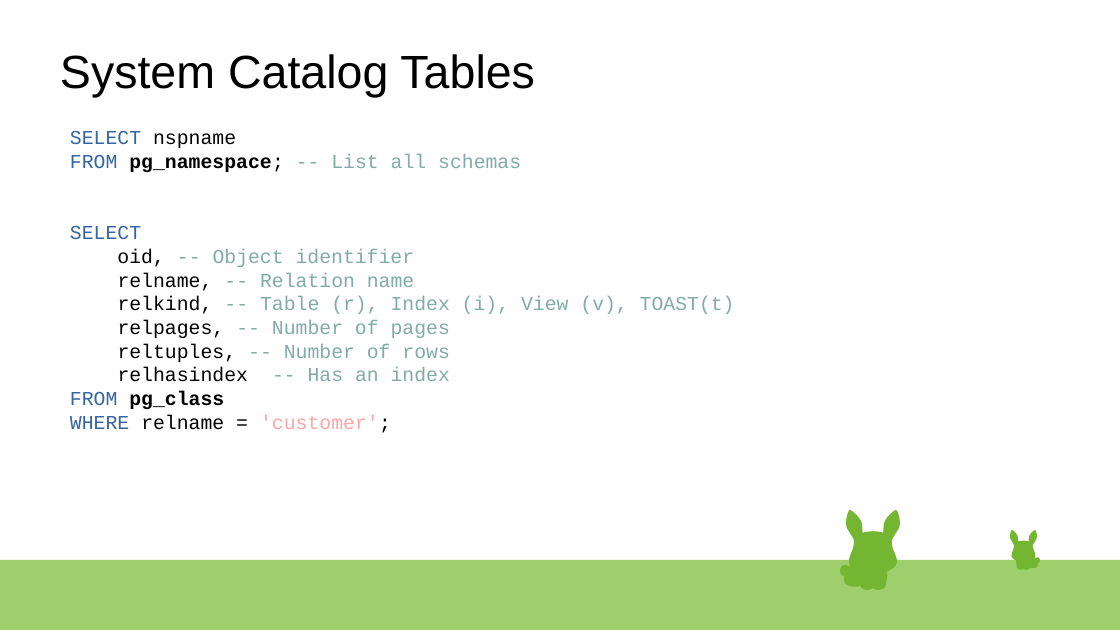
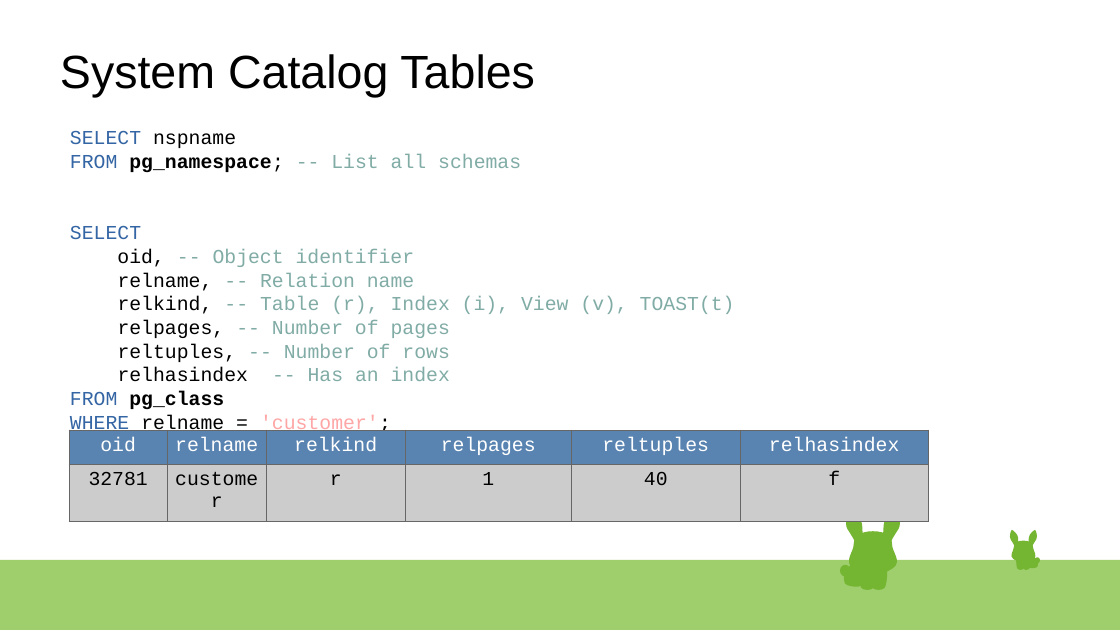
Before and after one commit to rsibanez89/postgres-indexing, a slide deck: slide 5 of Presentation.odp (slide 6 before the commit). Drawn at 1120x630 pixels with LibreOffice and Linux fonts; fonts in the diff are those of the drawing. Boxes give left, top, right and bottom in pixels: in the first picture for what was removed or moved away, otherwise in the second. Text is boxed around its words. In the diff, an @@ line names an element or a change of style, - is before the commit and + after.

```diff
--- a/Presentation.odp
+++ b/Presentation.odp
@@ table added at bbox=[69, 430, 929, 511], 2 rows, 6 columns @@
+oid | relname | relkind | relpages | reltuples | relhasindex
+32781 | customer | r | 1 | 40 | f
```
Also in this commit, not shown: 5 other slides changed, 2 slides added, 1 slide removed, 8 other files.
